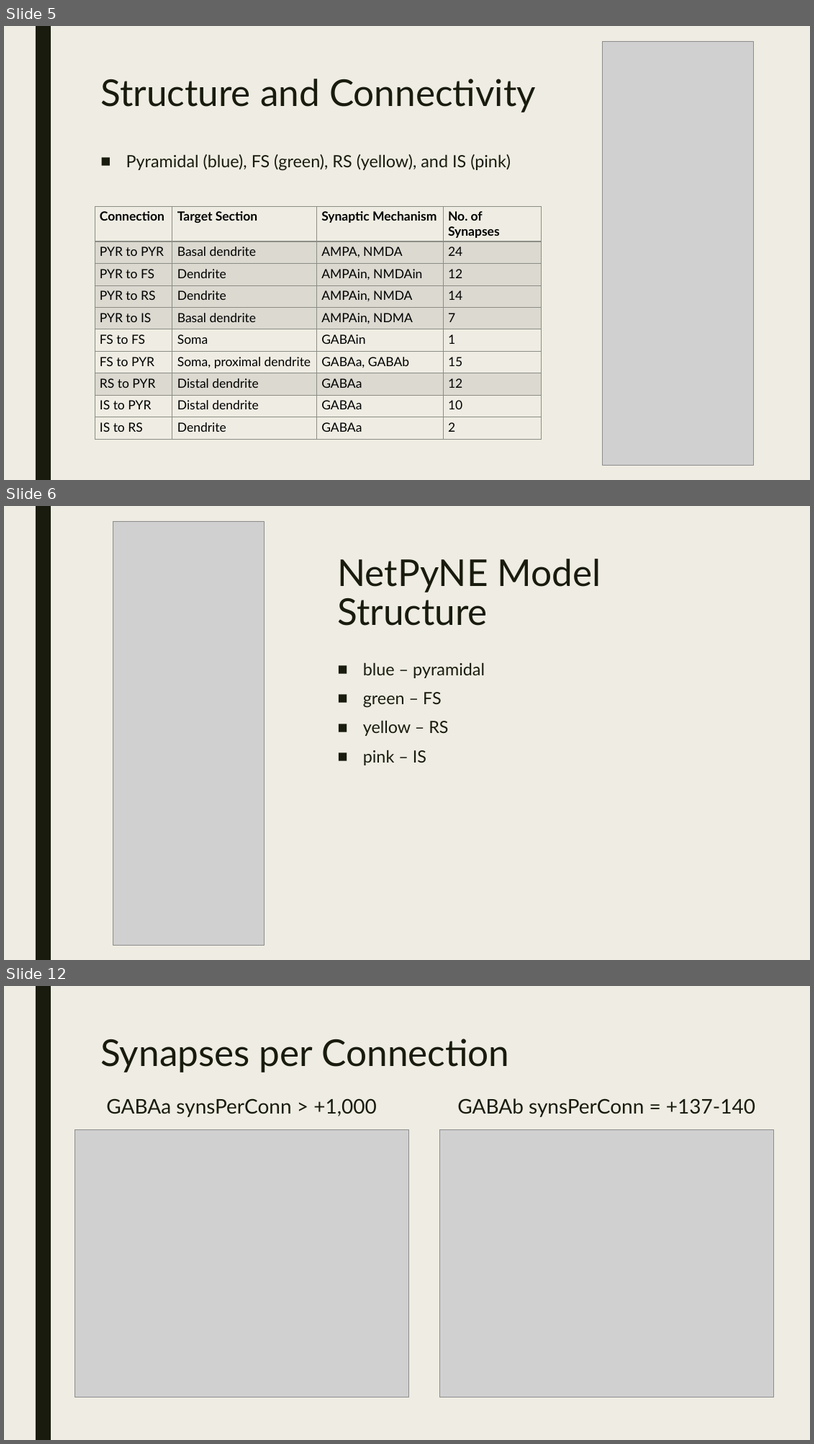
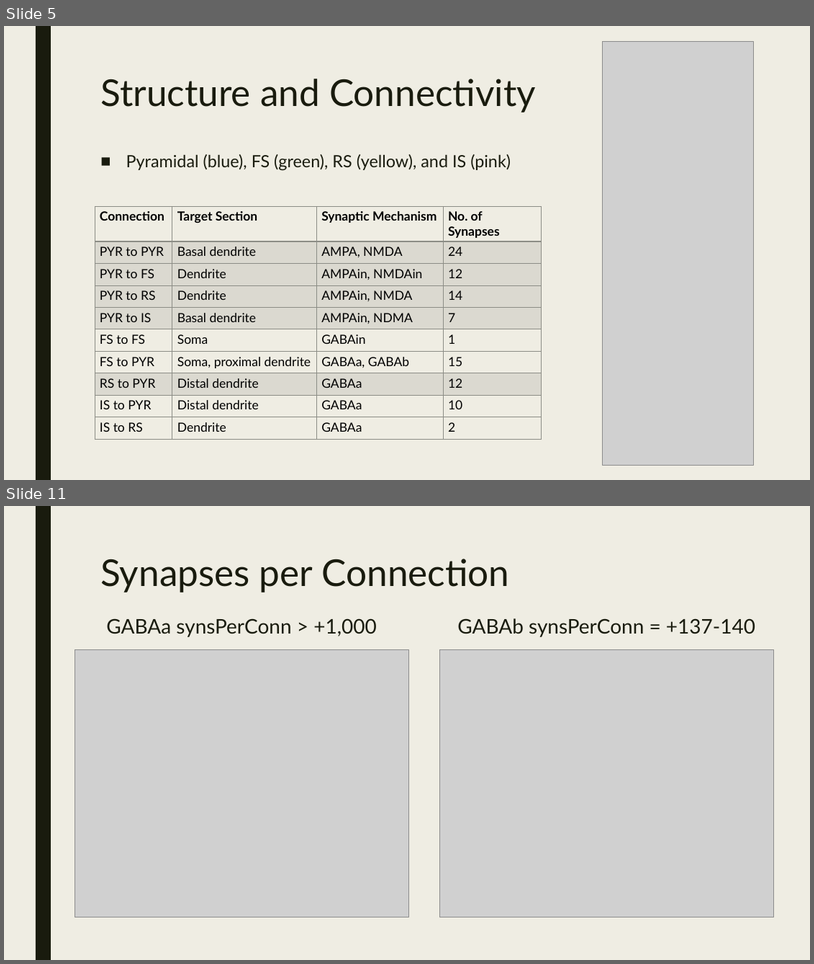
Before and after one commit to kedoxey/netpyne-project, a slide deck: presentation/netpyne-slides.pptx. Shown one above the other, each under a label of ours: slides 5, 6 and 12 before the commit, slides 5 and 11 after it; the slides between them are not shown. The pictures are 814x1444 and 814x964 pixels, drawn with LibreOffice and Linux fonts; fonts in the diff are those of the drawing; grey boxes stand for pictures. Boxes give left, top, right and bottom in pixels: in the first picture for what was removed or moved away, otherwise in the second. Text is boxed around its words. In the diff, an @@ line names an element or a change of style, - is before the commit and + after.

```diff
--- a/presentation/netpyne-slides.pptx
+++ b/presentation/netpyne-slides.pptx
@@ slide 6 removed at (x1=4, y1=506, x2=810, y2=960), background #EFEDE3 @@
@@ rectangle removed at (x1=36, y1=506, x2=51, y2=960) @@
@@ picture removed at (x1=113, y1=521, x2=265, y2=944) @@
@@ title removed at (x1=338, y1=559, x2=602, y2=626) @@
-NetPyNE Model Structure
@@ text removed at (x1=363, y1=662, x2=485, y2=765) @@
-■ blue – pyramidal
-■ green – FS
-■ yellow – RS
-■ pink – IS
@@ what was slide 12 is now slide 11 @@
```
Also in this commit, not shown: 8 slides changed.
